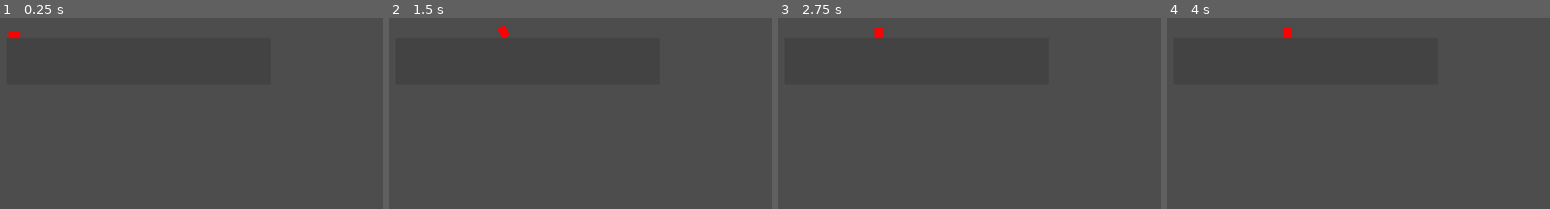
Above: before the commit, frames 1-4 (left to right).
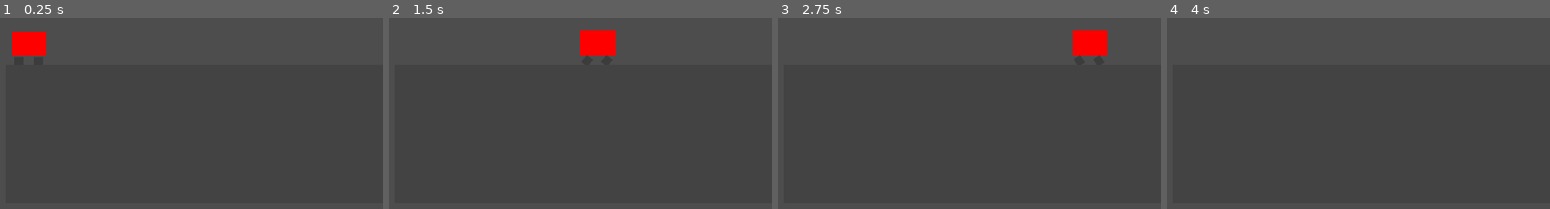
Above: after the commit, the same moments.

Repository: CourtlandCrouchet/OneTrip
Game: Godot game, scene res://Scenes/main.tscn
Same seed, same stepped clock (60 frames per second), same inputs: the game is played once before the commit and once after it.
Inputs:
- Up to frame 1 (0.25 s): no input
- Up to frame 2 (1.5 s): tap Enter at 0.5 s; hold Right (move_right) 0.53-1.28 s; hold Left (move_left) from 1.28 s (still down)
- Up to frame 3 (2.75 s): release Left (move_left) at 2.03 s; hold Right (move_right) from 2.03 s (still down)
- Up to frame 4 (4 s): tap Space at 3.5 s; release Right (move_right) at 3.53 s; hold Left (move_left) from 3.53 s (still down)

The runs differ from the first frame. In frame 1, 1.2% of the frame differs, in the area x 2-13%, y 6-20%; in frame 2, 1.3%; in frame 3, 1.4%, in the area x 25-86%, y 4-20%; in frame 4, 0.1%.

Commit message:
WHEELS!!!

Diff:
--- a/Scenes/main.tscn
+++ b/Scenes/main.tscn
@@ -9,6 +9,7 @@
 
 [node name="Camera2D" type="Camera2D" parent="."]
 position = Vector2(0, 1)
+zoom = Vector2(3, 3)
 
 [node name="Player" parent="." instance=ExtResource("2_1okup")]
 position = Vector2(3, 7)
--- a/Scenes/player.tscn
+++ b/Scenes/player.tscn
@@ -13,6 +13,17 @@
 gradient = SubResource("Gradient_d6yks")
 width = 1
 
+[sub_resource type="CircleShape2D" id="CircleShape2D_nhy7s"]
+radius = 3.0
+
+[sub_resource type="Gradient" id="Gradient_yfrjq"]
+offsets = PackedFloat32Array(1)
+colors = PackedColorArray(0.237539, 0.237539, 0.237539, 1)
+
+[sub_resource type="GradientTexture1D" id="GradientTexture1D_5xp7a"]
+gradient = SubResource("Gradient_yfrjq")
+width = 1
+
 [node name="Player" type="RigidBody2D"]
 script = ExtResource("1_n61yp")
 
@@ -24,3 +35,35 @@
 position = Vector2(8.25, 5.75)
 scale = Vector2(17.5, 12.5)
 texture = SubResource("GradientTexture1D_ob4bc")
+
+[node name="Wheel 1" type="RigidBody2D" parent="."]
+
+[node name="CollisionShape2D" type="CollisionShape2D" parent="Wheel 1"]
+position = Vector2(3, 15)
+shape = SubResource("CircleShape2D_nhy7s")
+
+[node name="Sprite2D" type="Sprite2D" parent="Wheel 1"]
+position = Vector2(3, 15)
+scale = Vector2(4.50977, 4)
+texture = SubResource("GradientTexture1D_5xp7a")
+
+[node name="PinJoint2D" type="PinJoint2D" parent="Wheel 1"]
+position = Vector2(3, 15)
+node_a = NodePath("../..")
+node_b = NodePath("..")
+
+[node name="Wheel 2" type="RigidBody2D" parent="."]
+
+[node name="CollisionShape2D" type="CollisionShape2D" parent="Wheel 2"]
+position = Vector2(13, 15)
+shape = SubResource("CircleShape2D_nhy7s")
+
+[node name="Sprite2D" type="Sprite2D" parent="Wheel 2"]
+position = Vector2(13, 15)
+scale = Vector2(4.50977, 4)
+texture = SubResource("GradientTexture1D_5xp7a")
+
+[node name="PinJoint2D" type="PinJoint2D" parent="Wheel 2"]
+position = Vector2(13, 15)
+node_a = NodePath("../..")
+node_b = NodePath("..")
Not shown: 1 places in Scenes/player.tscn that only renumber resources
